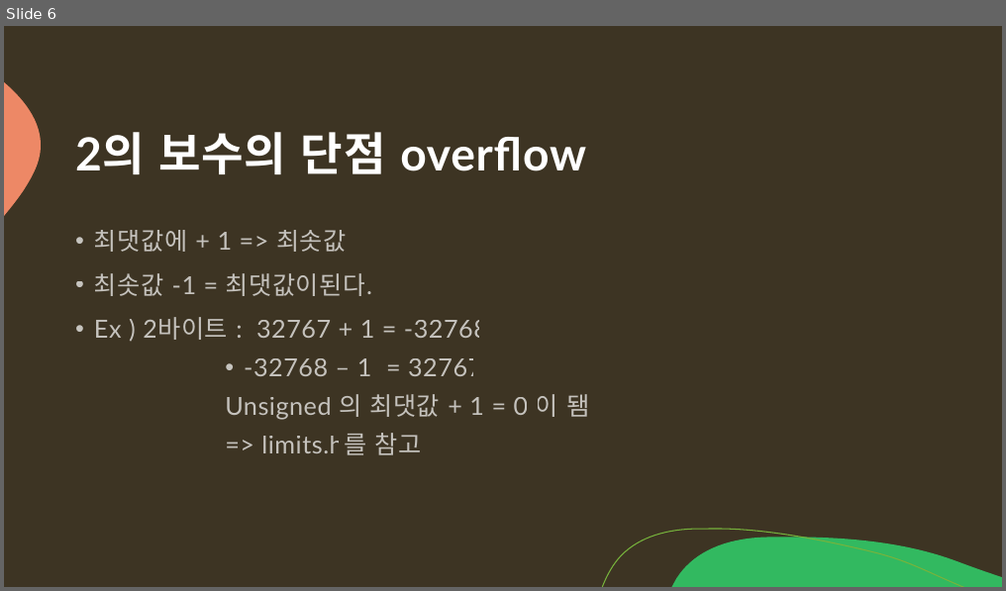
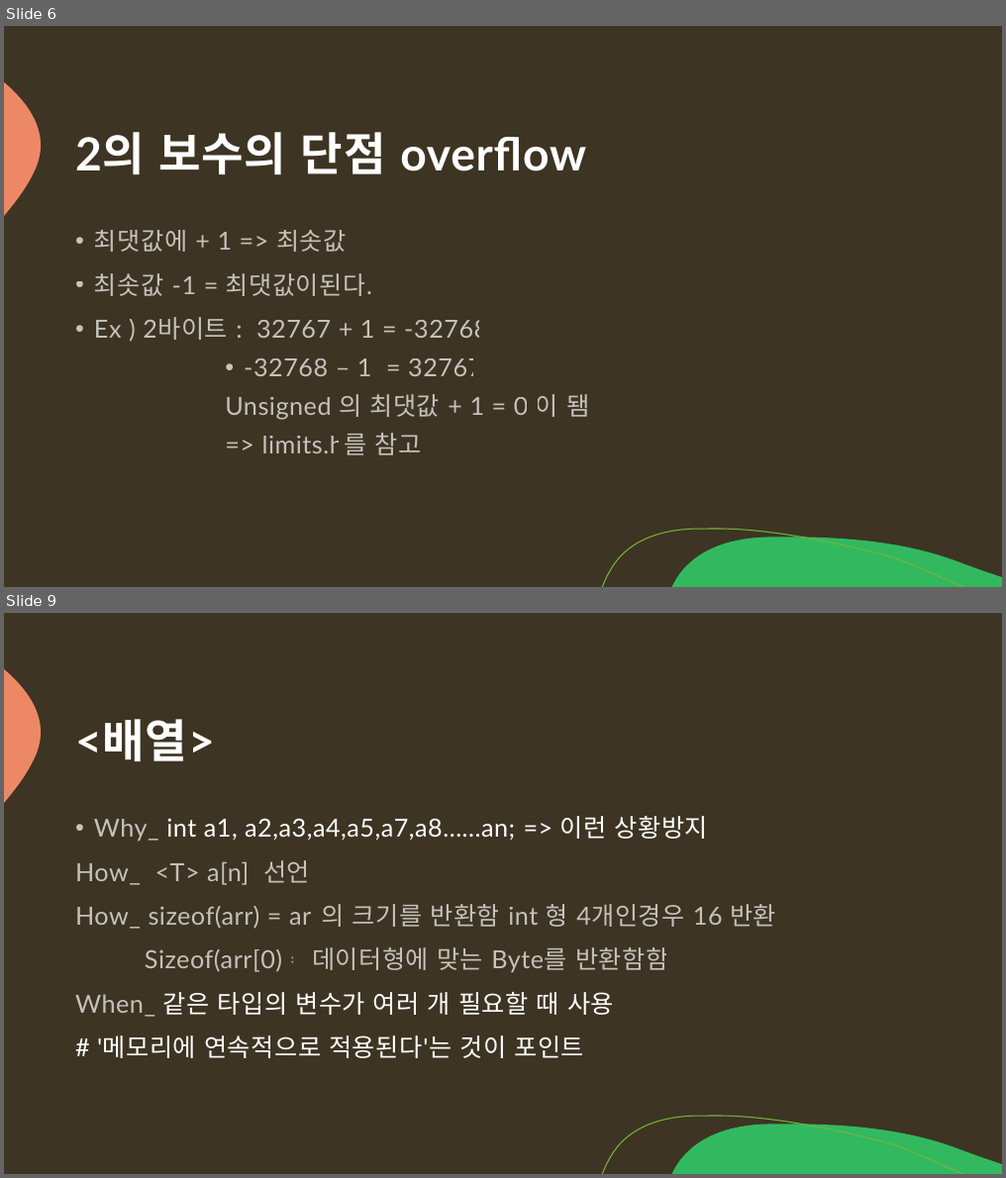
Before and after one commit to arkchimy/_Algorithm, a slide deck: 전공지식/C언어의 기초/C언어 기초지식.pptx. Shown one above the other, each under a label of ours: slide 6 before the commit, slides 6 and 9 after it; the slides between them are not shown. The pictures are 1006x591 and 1006x1178 pixels, drawn with LibreOffice and Linux fonts; fonts in the diff are those of the drawing. Boxes give left, top, right and bottom in pixels: in the first picture for what was removed or moved away, otherwise in the second. Text is boxed around its words. In the diff, an @@ line names an element or a change of style, - is before the commit and + after.

```diff
--- a/전공지식/C언어의 기초/C언어 기초지식.pptx
+++ b/전공지식/C언어의 기초/C언어 기초지식.pptx
@@ slide 9 added at (4, 613, 1002, 1174), background #3D3423; not listed: 3 template elements that a slide beside it also shows @@
@@ title added at (75, 719, 215, 761), 44 pt, text #FFFFFF, bold @@
+<배열>
@@ text added at (75, 816, 776, 1059), 24 pt, text #FFFFFF at 70% opacity @@
+• Why_ int a1, a2,a3,a4,a5,a7,a8......an; => 이런 상황방지
+How_ <T> a[n]; 선언
+How_ sizeof(arr) = arr의 크기를 반환함 int 형 4개인경우 16 반환
+Sizeof(arr[0) = 데이터형에 맞는 Byte를 반환함함
+When_ 같은 타입의 변수가 여러 개 필요할 때 사용
+# '메모리에 연속적으로 적용된다'는 것이 포인트
```
Also in this commit, not shown: 4 slides changed, 10 other slides added.
